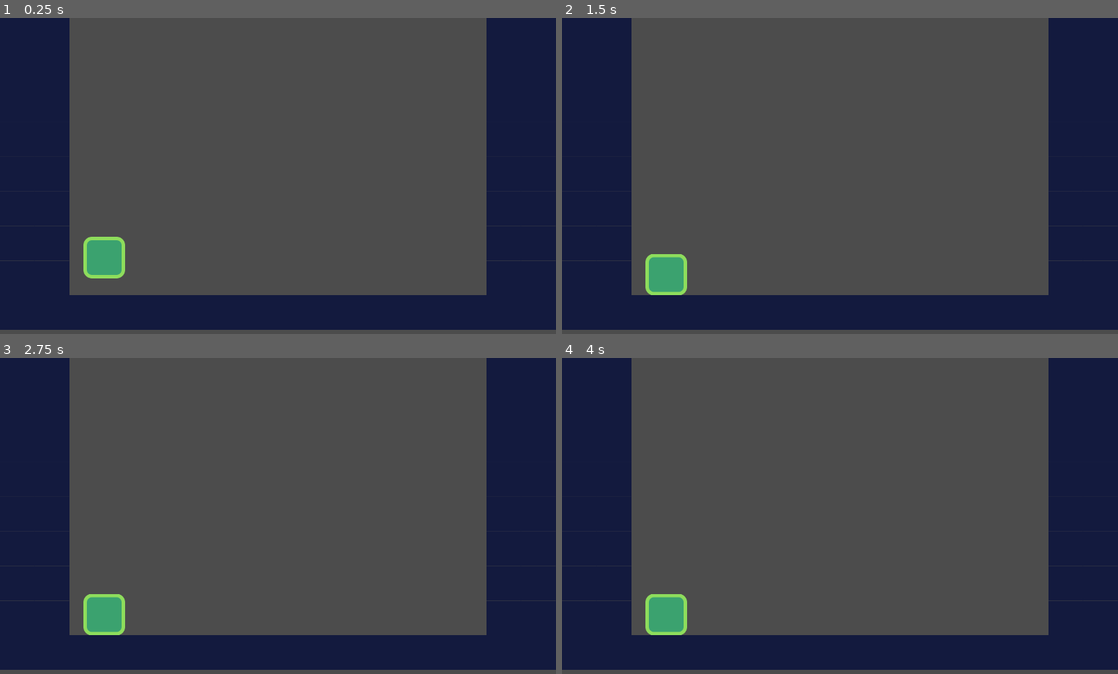
Above: before the commit, frames 1-4 (two rows, left to right).
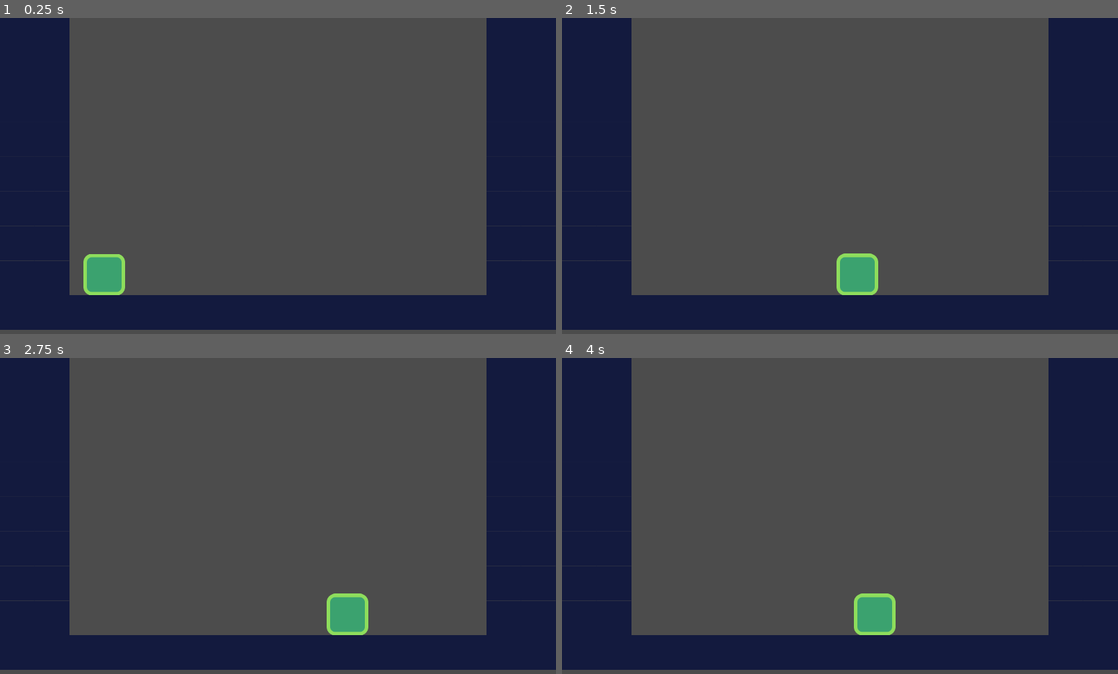
Above: after the commit, the same moments.

Repository: walizw/GodotProjects
Game: Godot game, scene res://scenes/level.tscn
The game is run twice, just before and just after one commit, with the same random seed, the same clock (stepped at 60 frames per second) and the same inputs. The project has no main scene, so this scene is started directly.
Inputs:
- Up to frame 1 (0.25 s): no input
- Up to frame 2 (1.5 s): hold D (right) 0.53-1.28 s; hold A (left) from 1.28 s (still down)
- Up to frame 3 (2.75 s): release A (left) at 2.03 s; hold D (right) from 2.03 s (still down)
- Up to frame 4 (4 s): tap Enter at 3.5 s; release D (right) at 3.53 s; hold A (left) from 3.53 s (still down)

The runs differ from the first frame. In frame 1, 1.0% of the frame differs, in the area x 15-23%, y 69-88%; in frame 2, 1.9%, in the area x 15-57%, y 74-88%; in frame 3, 1.9%; in frame 4, 1.9%.

Commit message:
moving the player horizontally

Diff:
--- a/1. Platformer/scenes/level.tscn
+++ b/1. Platformer/scenes/level.tscn
@@ -41,3 +41,4 @@
 
 [node name="player" parent="." instance=ExtResource( 2 )]
 position = Vector2( 240, 584 )
+speed = Vector2( 800, 1000 )
--- a/1. Platformer/scripts/actor.gd
+++ b/1. Platformer/scripts/actor.gd
@@ -8,4 +8,3 @@
 func _physics_process(delta: float) -> void:
 	velocity.y += grav * delta
 	velocity.y = min (speed.y, velocity.y)
-	velocity = move_and_slide (velocity)
--- a/1. Platformer/scripts/player.gd
+++ b/1. Platformer/scripts/player.gd
@@ -1,4 +1,10 @@
 extends Actor
 
 func _physics_process (delta: float) -> void:
-	Input.get_action_strength ("right")
+	var dir: = Vector2 (
+		Input.get_action_strength ("right") - Input.get_action_strength ("left"),
+		1.0
+	)
+
+	velocity = dir * speed
+	velocity = move_and_slide (velocity)
